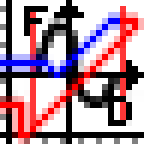
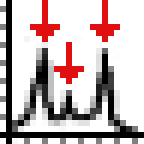
Revision of a layered 144x144 image; what changed, layer by layer:
hid "FD" over [0, 0, 144, 144]
added layer "Arrows" above "Peaks" over [30, 0, 120, 84]
added layer "Peaks" above "DOS" over [0, 36, 138, 144]
hid "Cut curve" over [0, 6, 144, 126]
